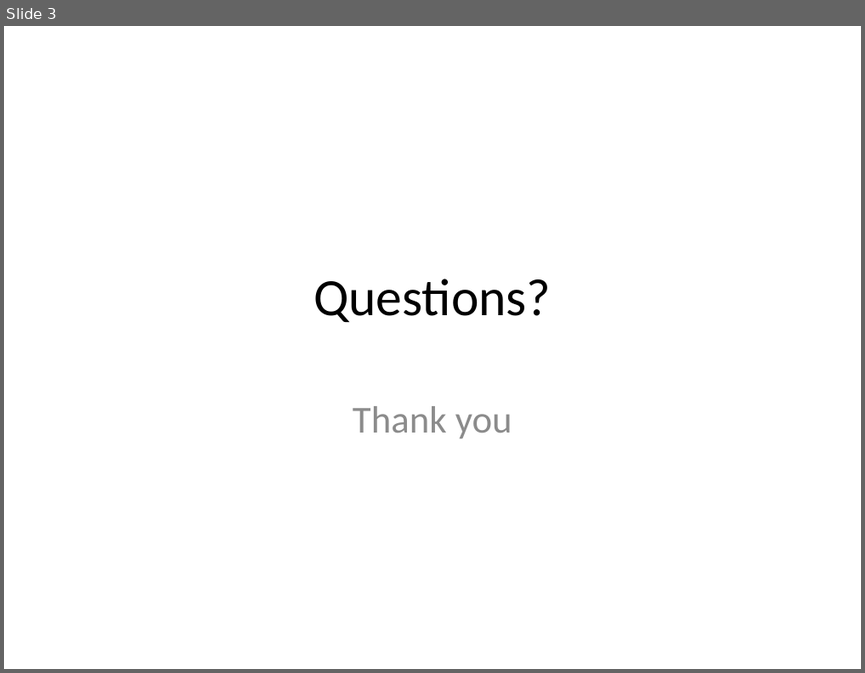
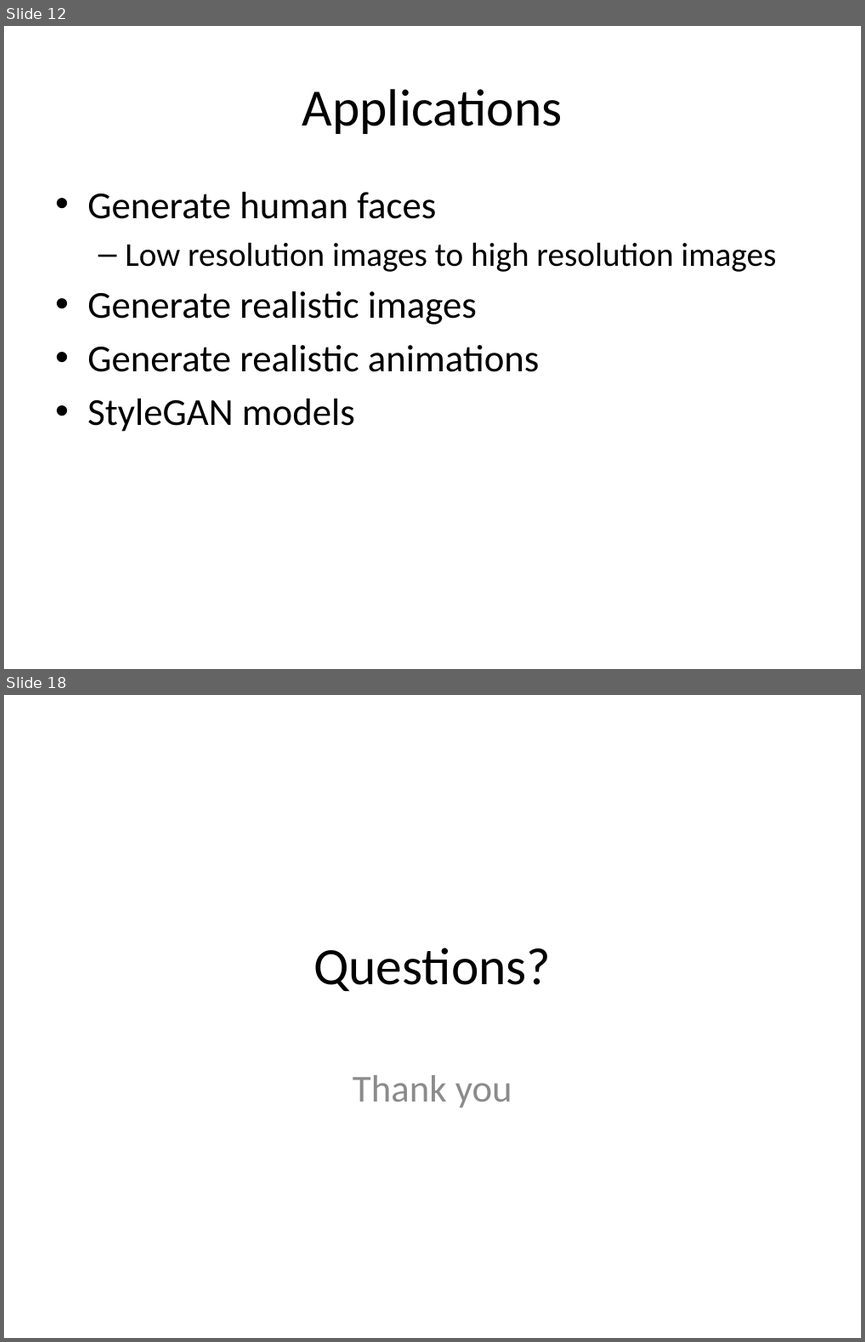
Before and after one commit to look4pritam/GenerativeAdversarialNetworks, a slide deck: Presentations/GenerativeAdversarialNetwork.pptx. Shown one above the other, each under a label of ours: slide 3 before the commit, slides 12 and 18 after it; the slides between them are not shown. The pictures are 865x673 and 865x1342 pixels, drawn with LibreOffice and Linux fonts; fonts in the diff are those of the drawing. Boxes give left, top, right and bottom in pixels: in the first picture for what was removed or moved away, otherwise in the second. Text is boxed around its words. In the diff, an @@ line names an element or a change of style, - is before the commit and + after.

```diff
--- a/Presentations/GenerativeAdversarialNetwork.pptx
+++ b/Presentations/GenerativeAdversarialNetwork.pptx
@@ slide 12 added at box(4, 26, 861, 669), background #FFFFFF @@
@@ title added at box(302, 89, 562, 134), 44 pt, text #000000 @@
+Applications
@@ text added at box(87, 192, 776, 431), 32 pt, text #000000 @@
+• Generate human faces
+  – Low resolution images to high resolution images
+• Generate realistic images
+• Generate realistic animations
+• StyleGAN models
@@ what was slide 3 is now slide 18 @@
```
Also in this commit, not shown: 1 slide changed, 15 other slides added, 1 slide removed.
